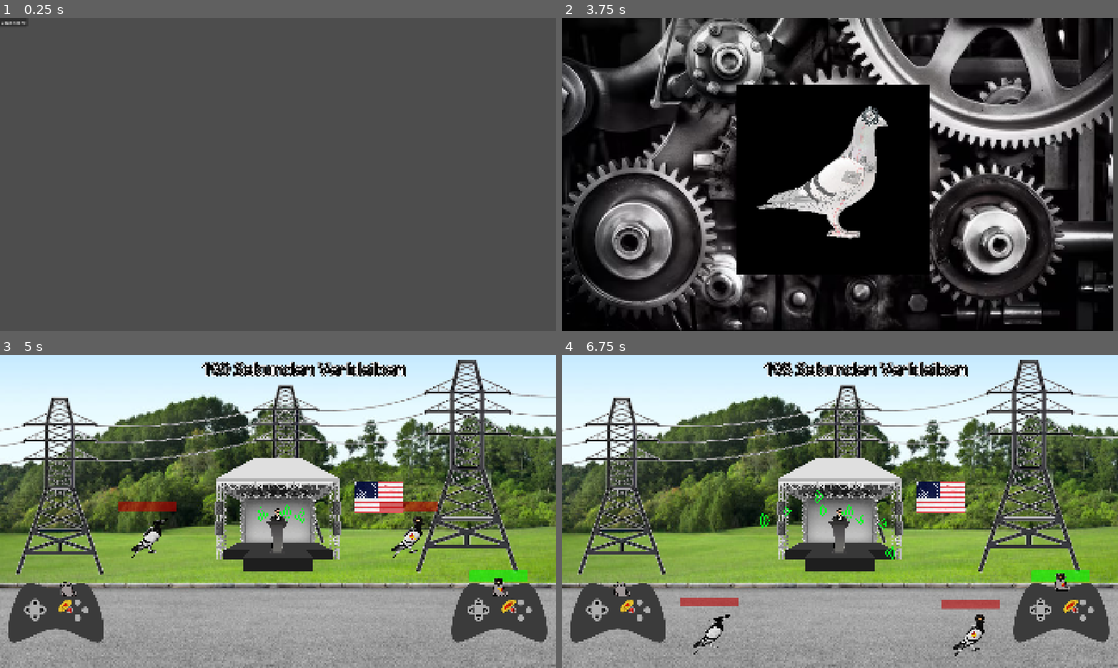
Above: before the commit, frames 1-4 (two rows, left to right).
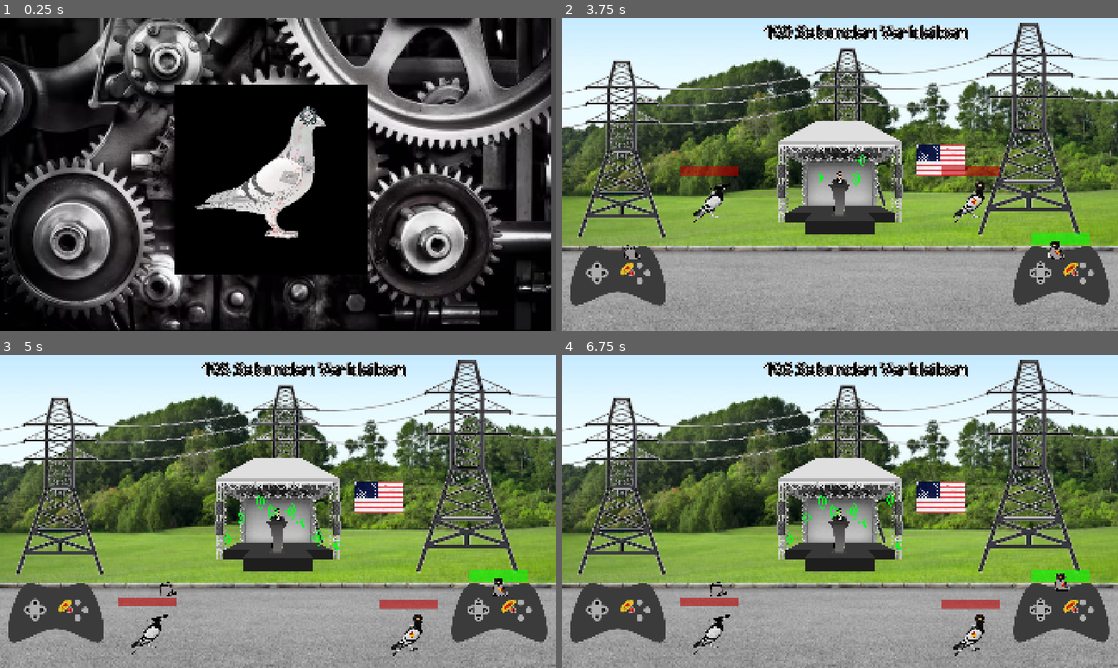
Above: after the commit, the same moments.

Repository: SteakSalkin/uol.gamejam12
Game: Godot game, scene res://loading_screen.tscn
Two runs of this game, one before a commit and one after it. Both use one fixed random seed, a clock stepped at 60 frames per second and the inputs below. Before the commit the project starts from res://start_scene.tscn.
Inputs (mouse positions are in pixels of both pictures, inside the frame that each line leads up to):
- Up to frame 1 (0.25 s): no input
- Up to frame 2 (3.75 s): tap Enter (ui_accept) at 0.5, 0.77, 2, 2.27, 2.75, 3.5 s; hold D (player1right) 0.53-1.25 s; tap Shift (player1attack) at 0.6 s; click (573, 21) at 1.25 s, where only the run before the commit has a clickable "Load scene"; hold D (player1right) 2.03-2.78 s; tap E (player2attack) at 2.1 s; hold A (player1left) 2.78-3.53 s; tap Down (player2down) at 2.85 s; hold D (player1right) from 3.53 s (still down); tap Left (player2left) at 3.6 s
- Up to frame 3 (5 s): keep holding D (player1right); tap Enter (ui_accept) at 3.77, 4.52 s; tap Right (player2right) at 4.35 s
- Up to frame 4 (6.75 s): release D (player1right) at 5.03 s; hold A (player1left) 5.03-5.78 s; tap Up (player2up) at 5.1 s; tap Enter (ui_accept) at 5.27 s; hold D (player1right) 5.78-6.53 s; tap Shift (player1attack) at 5.85 s; hold A (player1left) from 6.53 s (still down); tap E (player2attack) at 6.6 s

The runs differ from the first frame. In frame 1, 87% of the frame differs, in the area x 0-100%, y 0-100%; in frame 2, 95%; in frame 3, 2.8%; in frame 4, 0.6%.
Error in both runs: Attempt to call function 'rotate' in base 'null instance' on a null instance. (res://loading_screen.gd:11)

Commit message:
chaged main scene

Diff:
--- a/project.godot
+++ b/project.godot
@@ -11,7 +11,7 @@
 [application]
 
 config/name="perry"
-run/main_scene="uid://d32o68iy8va4r"
+run/main_scene="uid://c3u7tje7oe6ak"
 config/features=PackedStringArray("4.5", "GL Compatibility")
 boot_splash/show_image=false
 boot_splash/image="res://assets/pigeon-drone.png"
